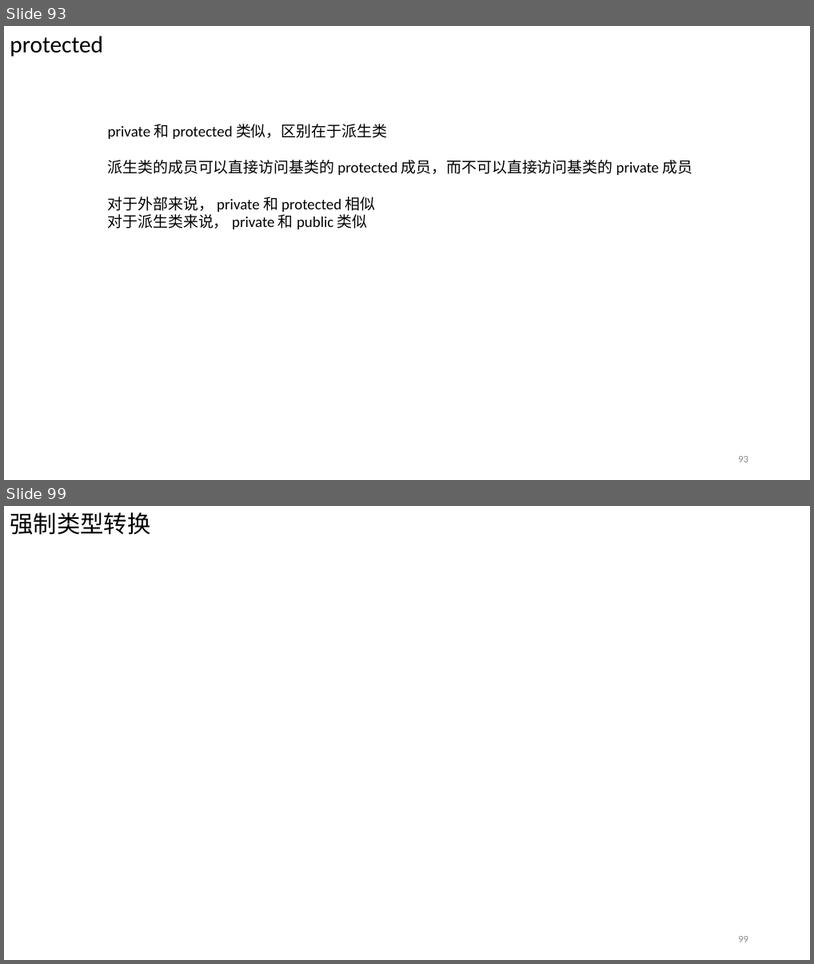
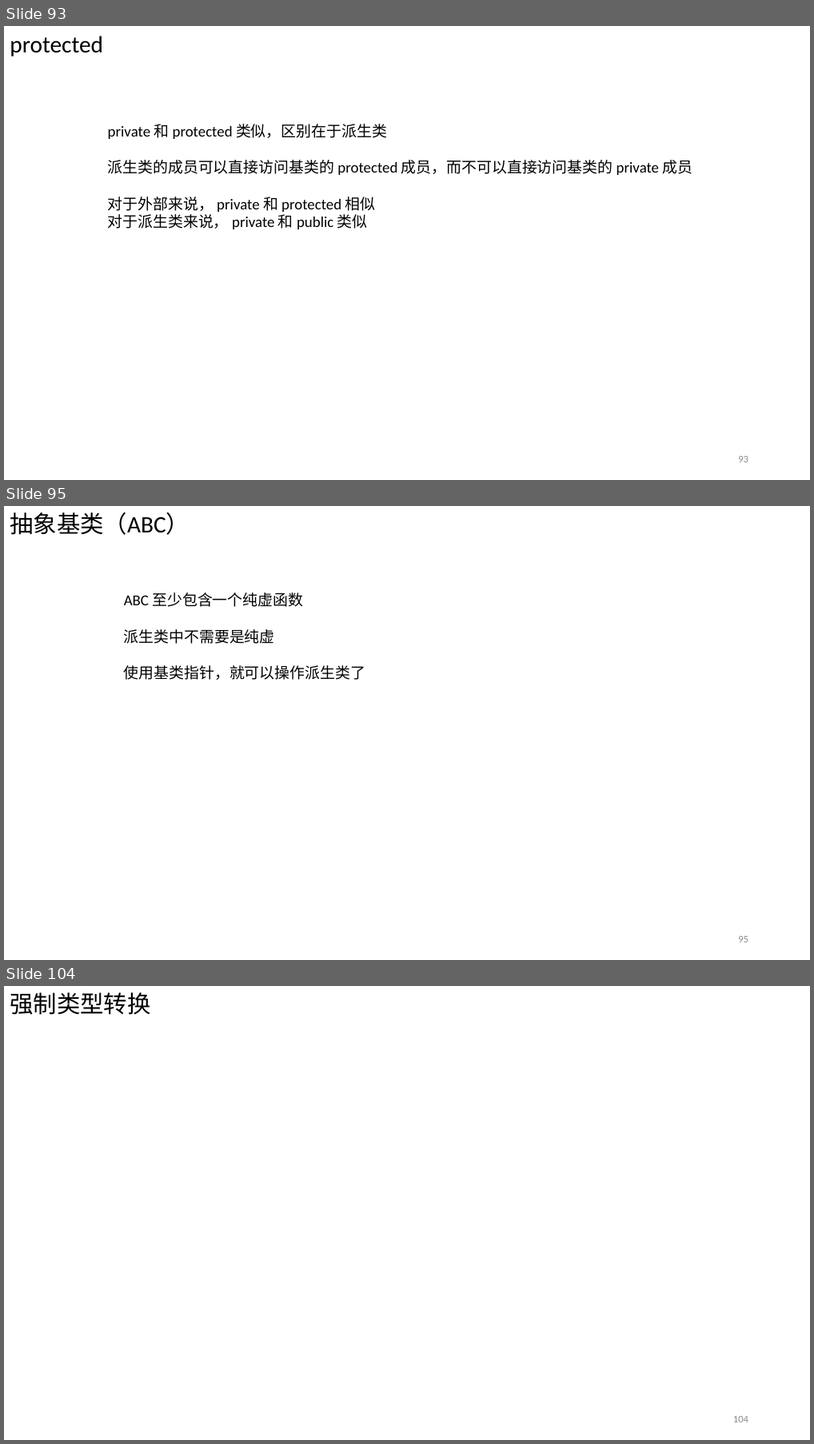
Before and after one commit to Chao200/CPP_Primer_Plus, a slide deck: C++ Primer Plus.pptx. Shown one above the other, each under a label of ours: slides 93 and 99 before the commit, slides 93, 95 and 104 after it; the slides between them are not shown. The pictures are 814x964 and 814x1444 pixels, drawn with LibreOffice and Linux fonts; fonts in the diff are those of the drawing. Boxes give left, top, right and bottom in pixels: in the first picture for what was removed or moved away, otherwise in the second. Text is boxed around its words. In the diff, an @@ line names an element or a change of style, - is before the commit and + after.

```diff
--- a/C++ Primer Plus.pptx
+++ b/C++ Primer Plus.pptx
@@ slide 95 added at (4,506,810,960), background #FFFFFF @@
@@ text added at (10,512,190,535), 28 pt, text #000000 @@
+抽象基类（ABC）
@@ text added at (124,592,366,680), 18 pt, text #000000 @@
+ABC 至少包含一个纯虚函数
+派生类中不需要是纯虚
+使用基类指针，就可以操作派生类了
@@ page number added at (738,936,749,942), 12 pt, text #8C8C8C @@
+95
@@ what was slide 99 is now slide 104 @@
@@ page number at (734,1416,749,1422): text changed @@
-99
+104
```
Also in this commit, not shown: 9 other slides added, 5 slides removed.
